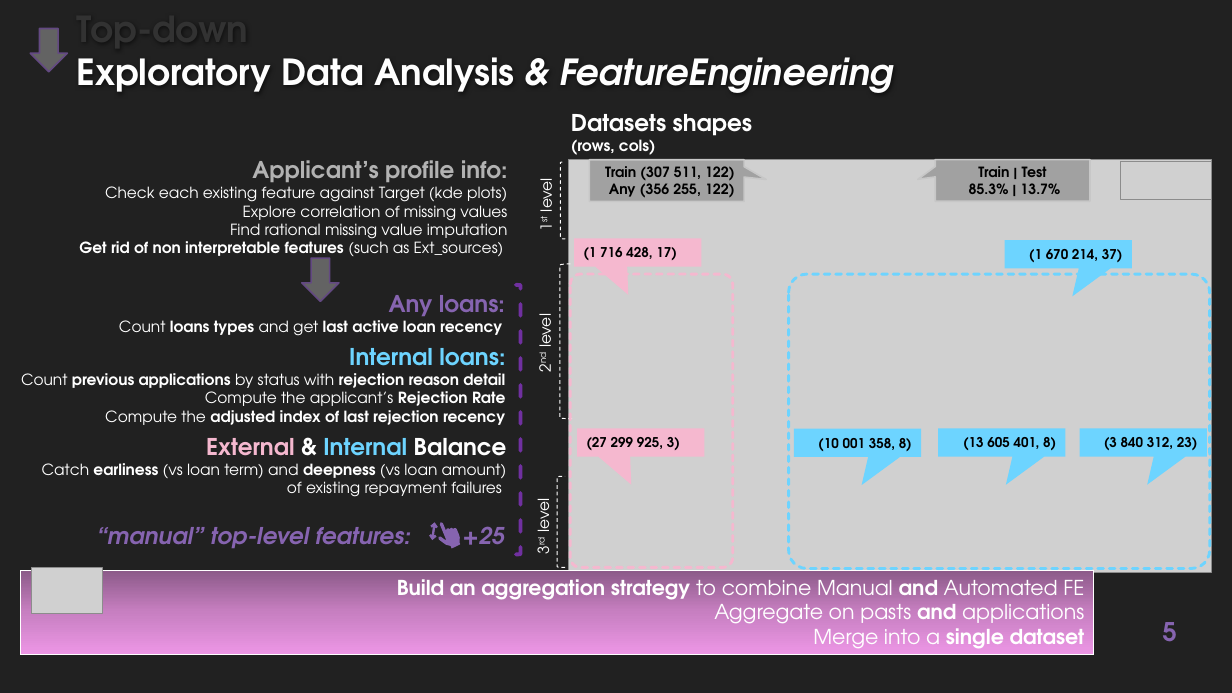
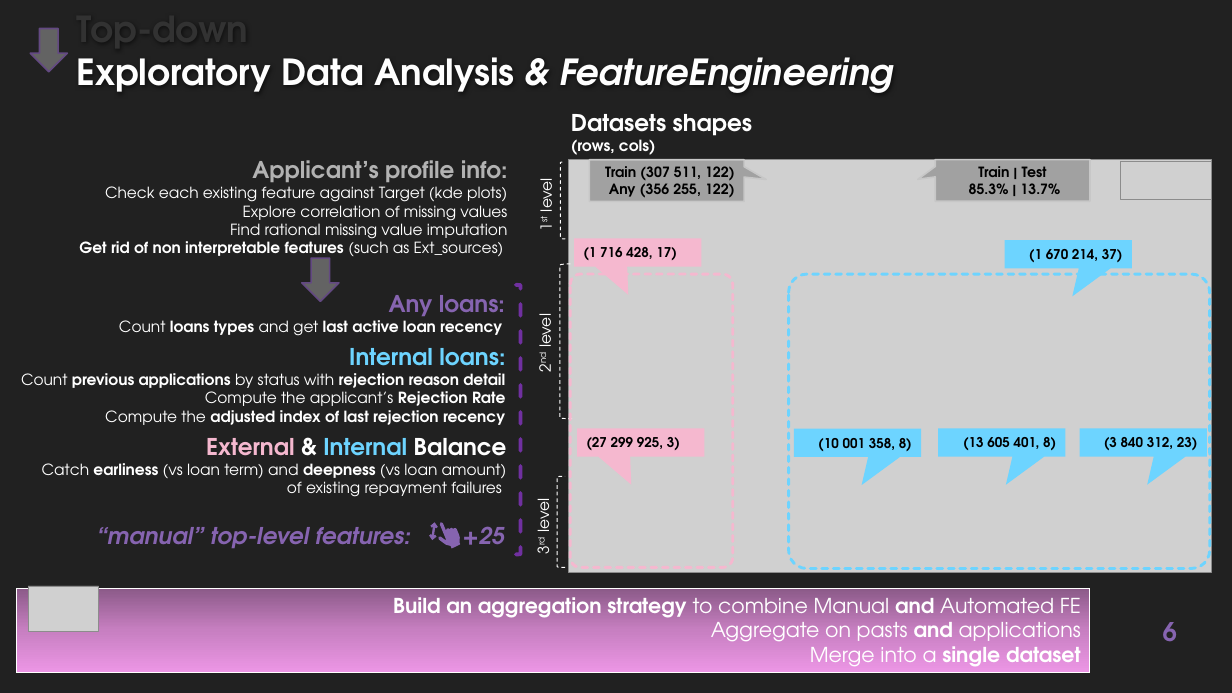
Before and after one commit to EtienneLardeur/P7_Scoring, a slide deck: slide 6 of P7_Support.pptx (slide 5 before the commit). Drawn at 1232x693 pixels with LibreOffice and Linux fonts; fonts in the diff are those of the drawing; grey boxes stand for pictures; background and template pictures are left out. Boxes give left, top, right and bottom in pixels: in the first picture for what was removed or moved away, otherwise in the second. Text is boxed around its words. In the diff, an @@ line names an element or a change of style, - is before the commit and + after.

```diff
--- a/P7_Support.pptx
+++ b/P7_Support.pptx
@@ rectangle "Build an aggregation strategy to ...": place and size @@
-rectangle "Build an aggregation strategy to ..." at [20,570,1093,654]
+rectangle "Build an aggregation strategy to ..." at [17,589,1090,673]
@@ picture: place and size @@
-picture at [31,568,102,614]
+picture at [29,586,99,631]
@@ page number at [1163,622,1177,642]: text changed @@
-5
+6
```
Also in this commit, not shown: 10 other slides changed, 2 slides added, 7 slides removed.
